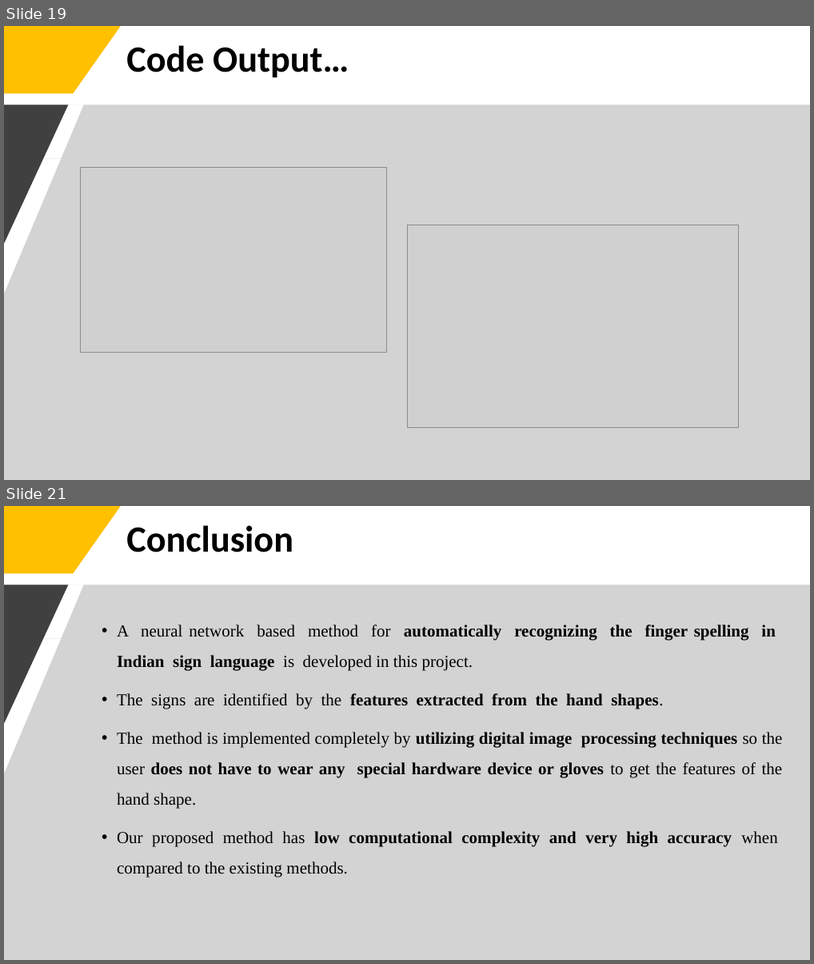
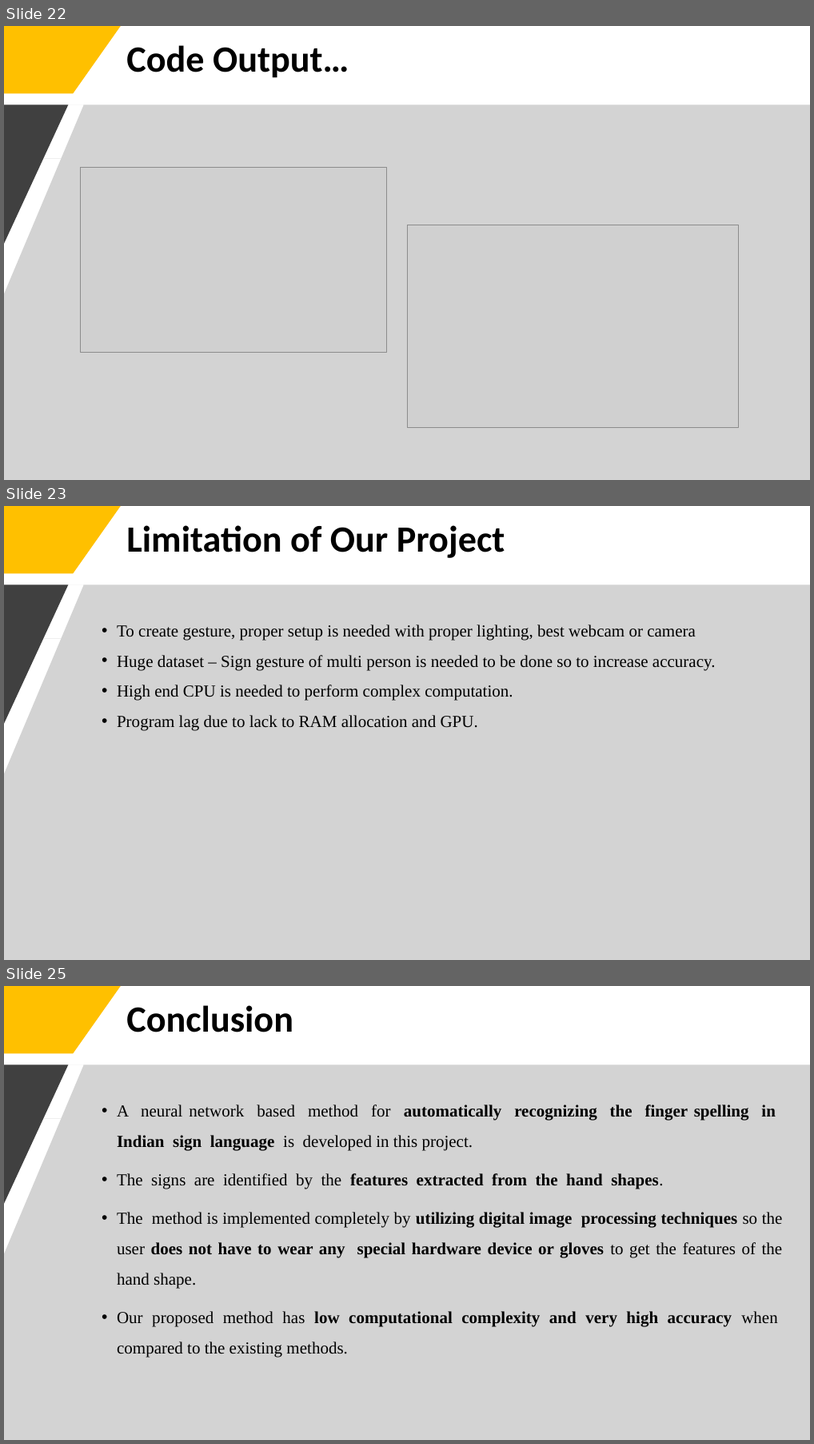
Before and after one commit to SandyCompetent/ml-hand-sign-language, a slide deck: Code Explaination PPT.pptx. Shown one above the other, each under a label of ours: slides 19 and 21 before the commit, slides 22, 23 and 25 after it; the slides between them are not shown. The pictures are 814x964 and 814x1444 pixels, drawn with LibreOffice and Linux fonts; fonts in the diff are those of the drawing; grey boxes stand for pictures. Boxes give left, top, right and bottom in pixels: in the first picture for what was removed or moved away, otherwise in the second. Text is boxed around its words. In the diff, an @@ line names an element or a change of style, - is before the commit and + after.

```diff
--- a/Code Explaination PPT.pptx
+++ b/Code Explaination PPT.pptx
@@ slide 23 added at box(4, 506, 810, 960), background #FFFFFF @@
@@ freeform shape added at box(4, 506, 121, 574), fill #FFC000 @@
@@ title added at box(126, 525, 506, 558), 44 pt, text #000000, bold @@
+Limitation of Our Project
@@ freeform shape added at box(4, 584, 810, 960), fill #A6A6A6 at 49% opacity @@
@@ freeform shape added at box(4, 584, 68, 723), fill #404040 @@
@@ text added at box(117, 624, 716, 731), 20 pt, text #000000 @@
+• To create gesture, proper setup is needed with proper lighting, best webcam or camera
+• Huge dataset – Sign gesture of multi person is needed to be done so to increase accuracy.
+• High end CPU is needed to perform complex computation.
+• Program lag due to lack to RAM allocation and GPU.
@@ what was slide 19 is now slide 22 @@
@@ what was slide 21 is now slide 25 @@
```
Also in this commit, not shown: 3 other slides added, 4 other files.
